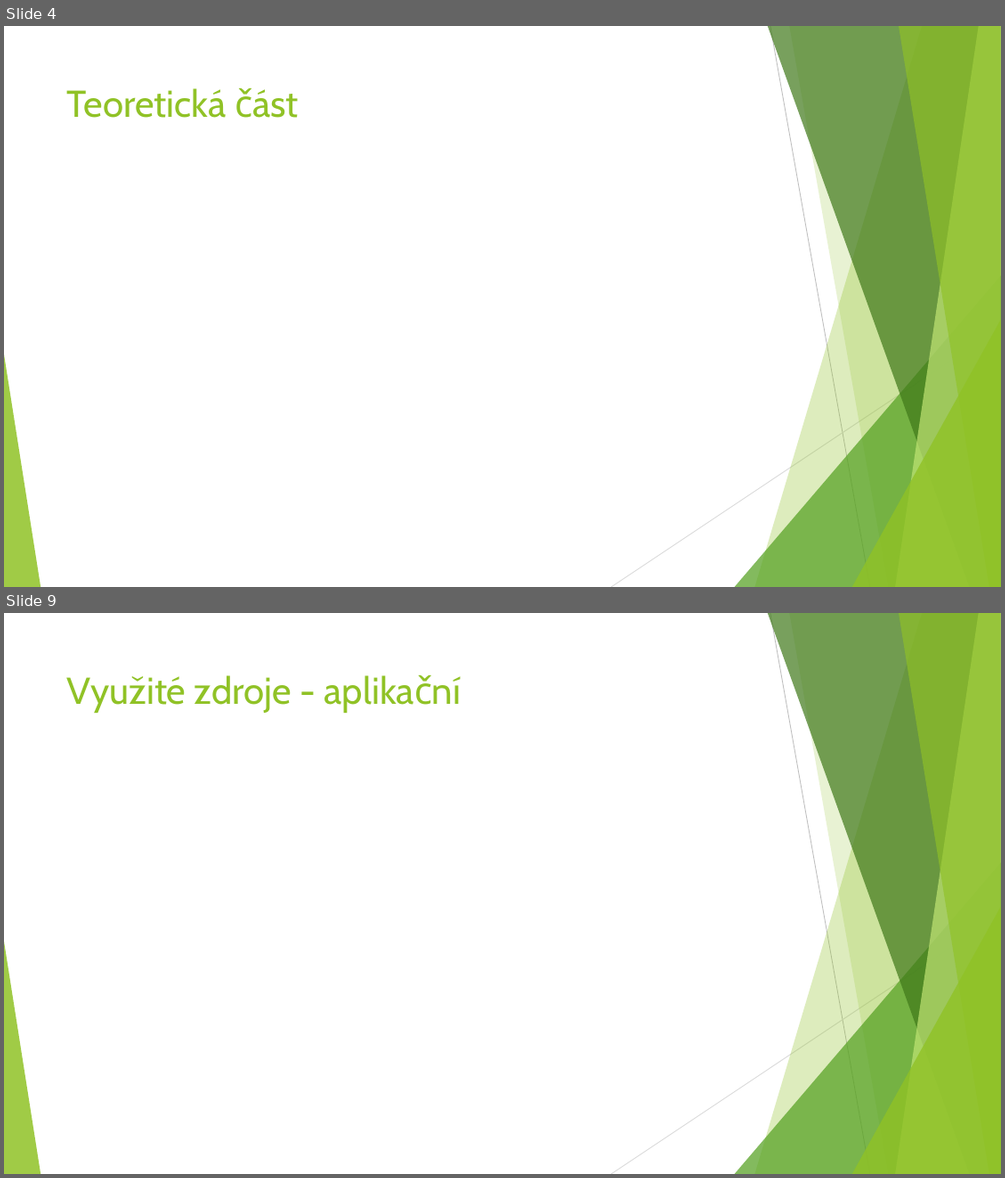
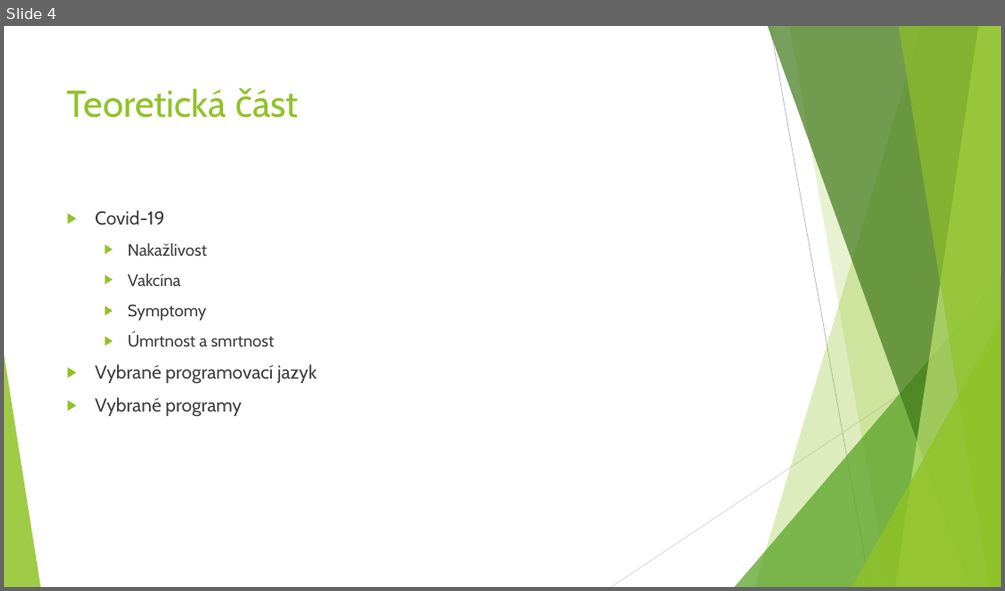
Before and after one commit to NiX3r/CoronaTracker, a slide deck: Documents/CoronaTracker.pptx. Shown one above the other, each under a label of ours: slides 4 and 9 before the commit, slide 4 after it; the slides between them are not shown. The pictures are 1005x1178 and 1005x591 pixels, drawn with LibreOffice and Linux fonts; fonts in the diff are those of the drawing. Boxes give left, top, right and bottom in pixels: in the first picture for what was removed or moved away, otherwise in the second. Text is boxed around its words. In the diff, an @@ line names an element or a change of style, - is before the commit and + after.

```diff
--- a/Documents/CoronaTracker.pptx
+++ b/Documents/CoronaTracker.pptx
@@ slide 9 removed at [4,613,1001,1174], background #FFFFFF; not listed: 10 template elements that a slide beside it also shows @@
@@ title removed at [67,675,291,713] @@
-Využité zdroje - aplikační
@@ slide 4 changed as well @@
@@ text added at [95,210,316,417], 18 pt, text #404040 @@
+▶ Covid-19
+  ▶ Nakažlivost
+  ▶ Vakcína
+  ▶ Symptomy
+  ▶ Úmrtnost a smrtnost
+▶ Vybrané programovací jazyk
+▶ Vybrané programy
```
Also in this commit, not shown: 6 other slides changed, 7 slides added, 2 other slides removed.
